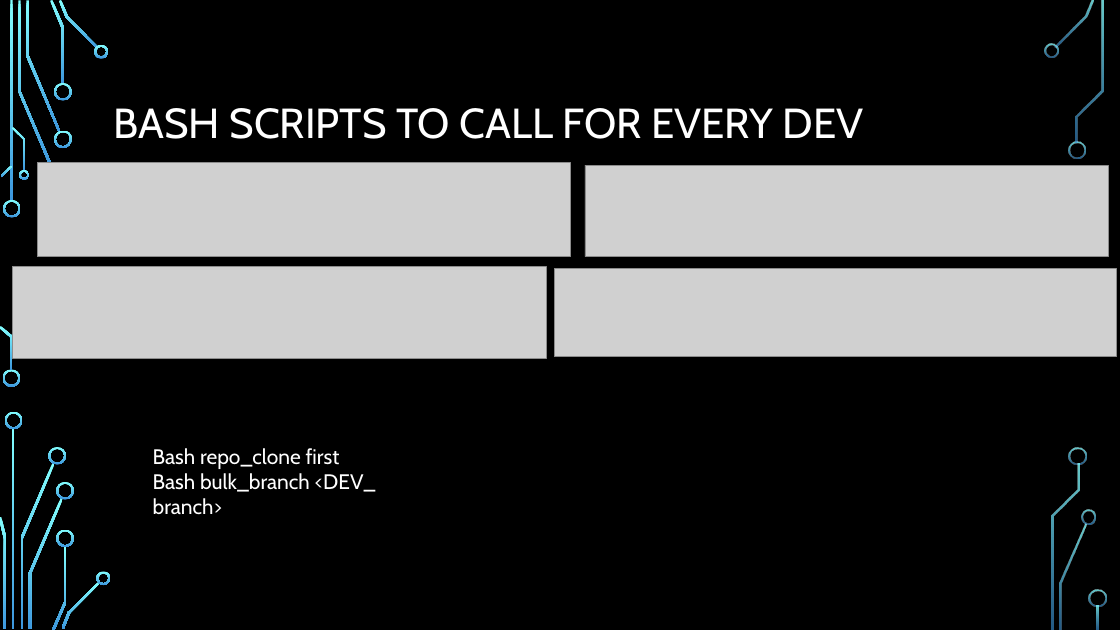
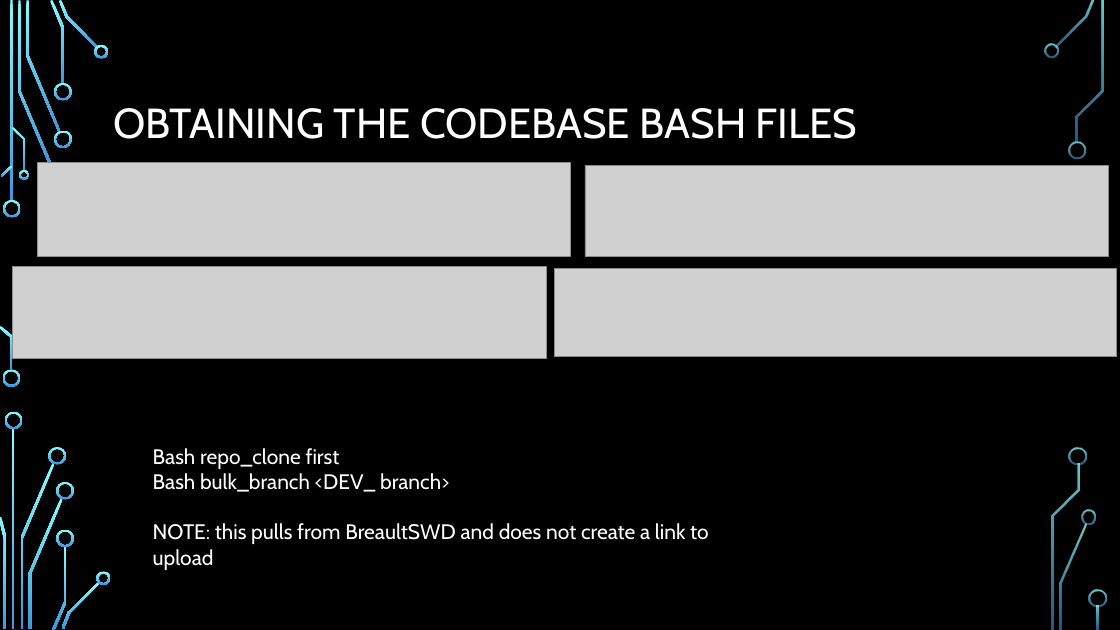
Before and after one commit to Ndig-BRO/DEV_training, a slide deck: slide 8 of BREAULT SWD TRAINING.pptx (slide 13 before the commit). Drawn at 1120x630 pixels with LibreOffice and Linux fonts; fonts in the diff are those of the drawing; grey boxes stand for pictures; background and template pictures are left out. Boxes give left, top, right and bottom in pixels: in the first picture for what was removed or moved away, otherwise in the second. Text is boxed around its words. In the diff, an @@ line names an element or a change of style, - is before the commit and + after.

```diff
--- a/BREAULT SWD TRAINING.pptx
+++ b/BREAULT SWD TRAINING.pptx
@@ title at (x1=113, y1=108, x2=858, y2=139): text changed @@
-BASH SCRIPTS TO CALL FOR EVERY DEV
+OBTAINING THE CODEBASE BASH FILES
@@ text at (x1=153, y1=523, x2=709, y2=544): paragraph added @@
+NOTE: this pulls from BreaultSWD and does not create a link to upload
```
Also in this commit, not shown: 2 other slides changed, 2 slides added, 1 slide removed.
